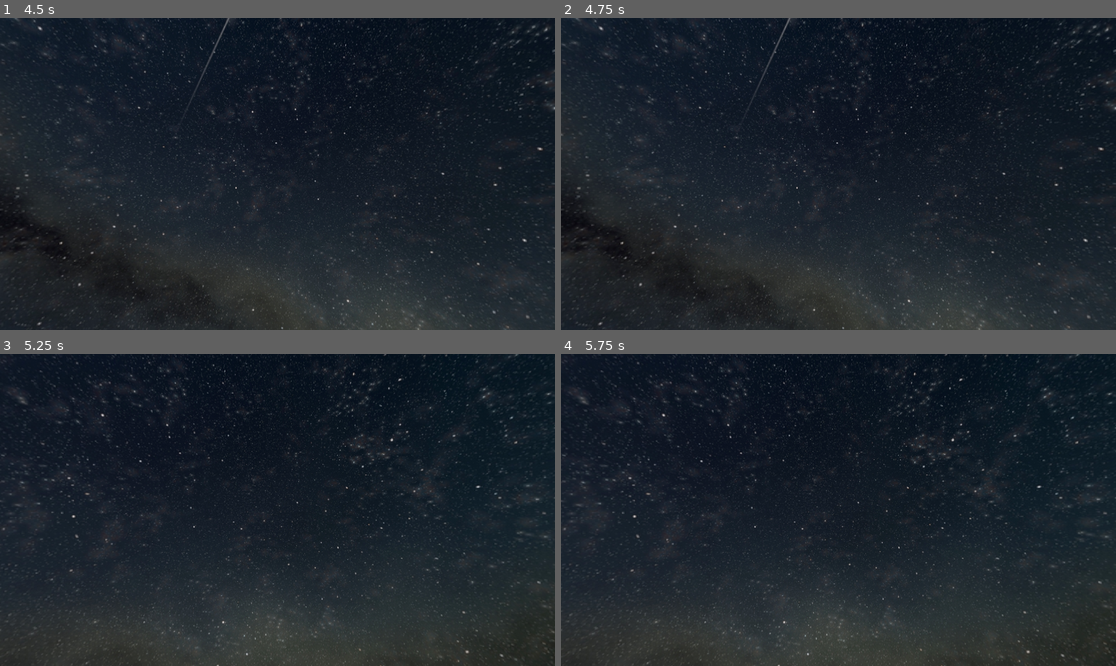
Above: before the commit, frames 1-4 (two rows, left to right).
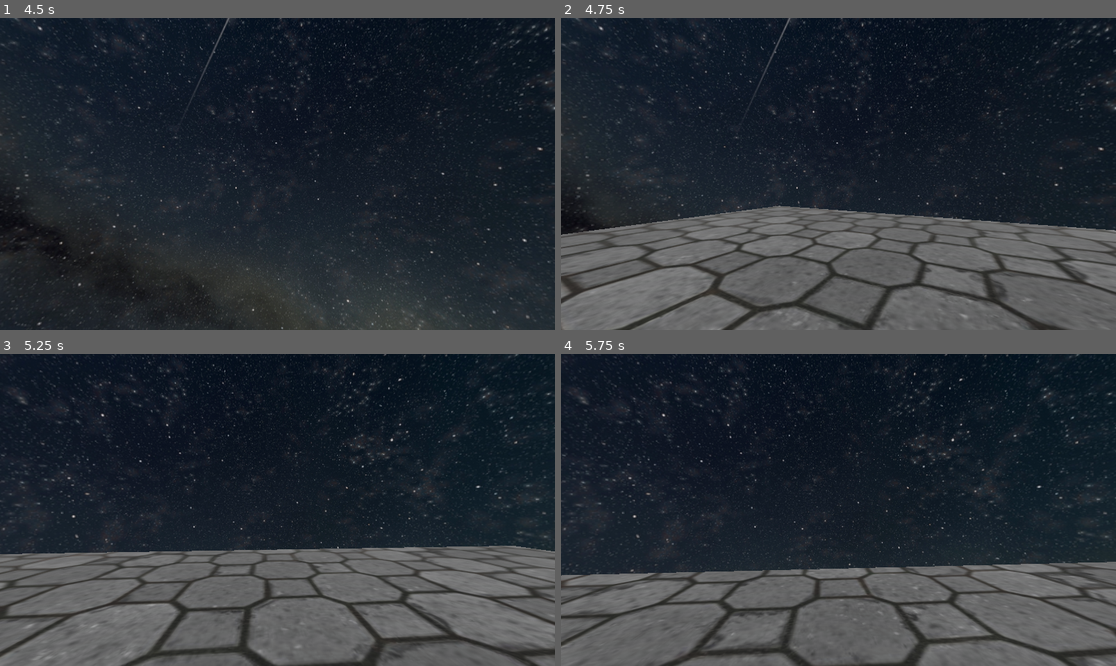
Above: after the commit, the same moments.

Repository: igordemello/getaway
Game: Godot game, scene res://cenas/world.tscn
Two runs of this game, one before a commit and one after it. Both use one fixed random seed, a clock stepped at 60 frames per second and the inputs below.
Inputs (mouse positions are in pixels of both pictures, inside the frame that each line leads up to):
- Up to frame 1 (4.5 s): tap Enter (ui_accept) at 0.5, 0.77, 1.52, 2.75, 3.02, 3.5, 3.77, 4.25 s; move the mouse to (305, 174) at 0.52 s; hold Up (ui_up) from 0.53 s (still down); move the mouse to (249, 174) at 1.27 s; move the mouse to (288, 167) at 2.02 s; move the mouse to (271, 180) at 2.77 s; move the mouse to (316, 177) at 3.52 s; move the mouse to (233, 170) at 4.27 s
- Up to frame 2 (4.75 s): keep holding Up (ui_up); tap Enter (ui_accept) at 4.52 s
- Up to frame 3 (5.25 s): keep holding Up (ui_up); move the mouse to (283, 510) at 5.02 s
- Up to frame 4 (5.75 s): keep holding Up (ui_up)

Frame 1 is identical in both runs. In frame 2, 32% of the frame differs, in the area x 0-100%, y 60-100%; in frame 3, 33%, in the area x 0-100%, y 61-100%; in frame 4, 27%.

Commit message:
Se cair do mapa retorna pra 0;0;0

Diff:
--- a/scripts/player.gd
+++ b/scripts/player.gd
@@ -9,6 +9,7 @@
 @export var camera_limite_down := -80.0
 @export var camera_limite_up := 60
 
+@onready var player: CharacterBody3D = $"."
 var cam_ver := 0.0
 
 func _ready() -> void:
@@ -24,6 +25,13 @@
 
 	if Input.is_action_just_pressed("ui_cancel"):
 		Input.set_mouse_mode(Input.MOUSE_MODE_VISIBLE)
+
+func _process(delta: float) -> void:
+	print(player.position.y)
+	if player.position.y <= -20:
+		player.position.y = 0
+		player.position.x = 0
+		player.position.z = 0
 
 func _physics_process(delta: float) -> void:
 	# Add the gravity.
